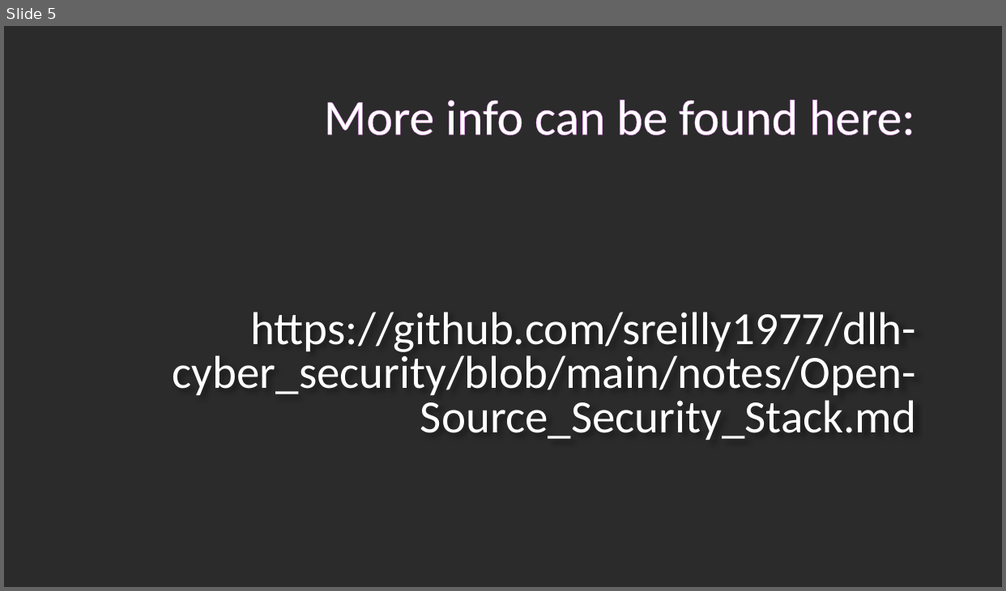
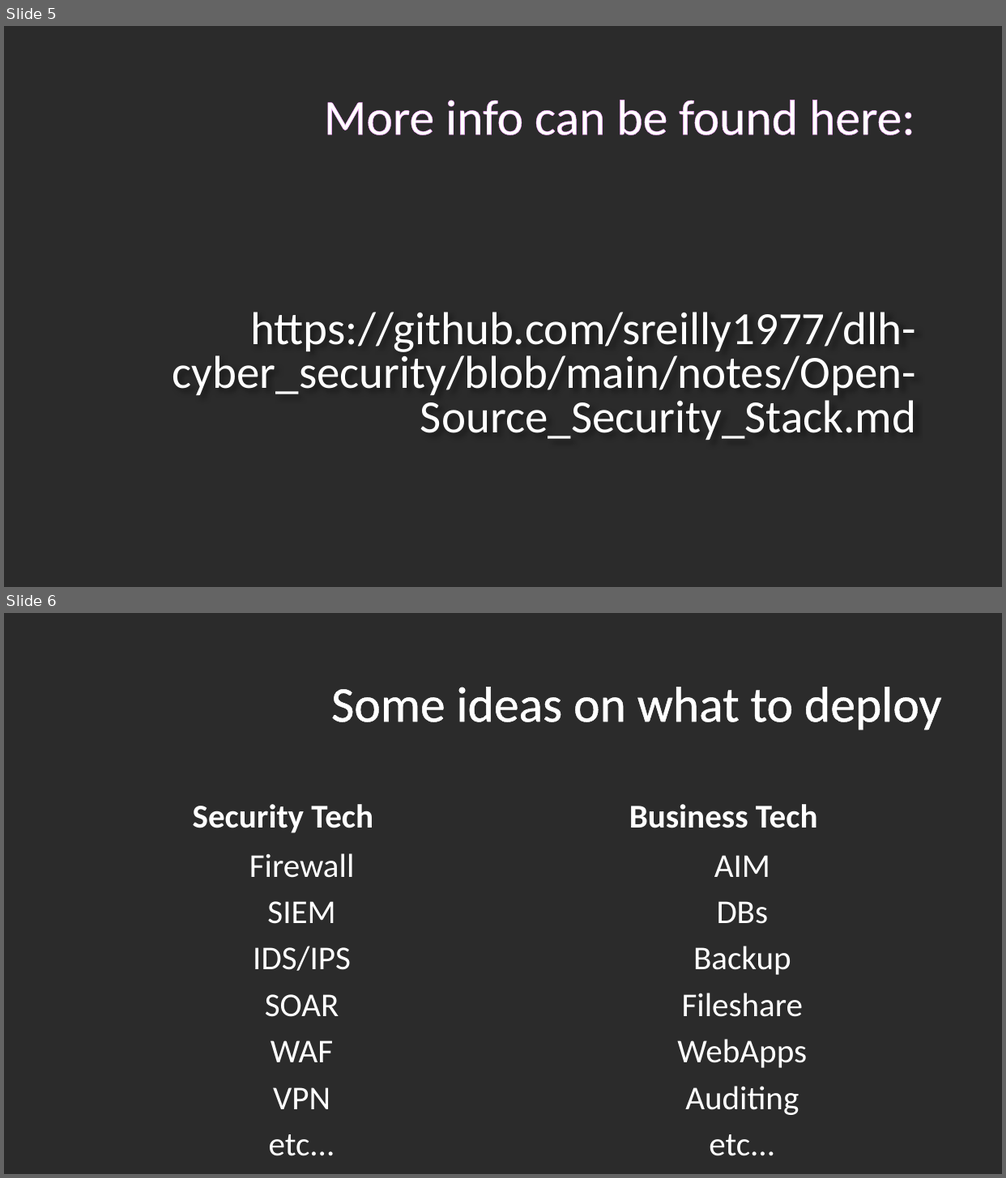
Before and after one commit to sreilly1977/dlh-cyber_security, a slide deck: notes/Security_Infra_Project_For_CS_Academy.odp. Shown one above the other, each under a label of ours: slide 5 before the commit, slides 5 and 6 after it. The pictures are 1006x591 and 1006x1178 pixels, drawn with LibreOffice and Linux fonts; fonts in the diff are those of the drawing; background and template pictures are left out; a plain dark background stands for a picture behind light text. Boxes give left, top, right and bottom in pixels: in the first picture for what was removed or moved away, otherwise in the second. Text is boxed around its words. In the diff, an @@ line names an element or a change of style, - is before the commit and + after.

```diff
--- a/notes/Security_Infra_Project_For_CS_Academy.odp
+++ b/notes/Security_Infra_Project_For_CS_Academy.odp
@@ slide 6 added at (4, 613, 1002, 1174), background picture (left out) @@
@@ title added at (331, 687, 941, 730), 36 pt, text #FFFFFF @@
+Some ideas on what to deploy
@@ text added at (193, 804, 373, 833), 24 pt, text #FFFFFF, bold @@
+Security Tech
@@ text added at (629, 804, 818, 828), 24 pt, text #FFFFFF, bold @@
+Business Tech
@@ text added at (249, 854, 355, 1157), 24 pt, text #FFFFFF @@
+Firewall
+SIEM
+IDS/IPS
+SOAR
+WAF
+VPN
+etc...
@@ text added at (677, 855, 807, 1157), 24 pt, text #FFFFFF @@
+AIM
+DBs
+Backup
+Fileshare
+WebApps
+Auditing
+etc...
```
Also in this commit, not shown: 2 slides changed.
